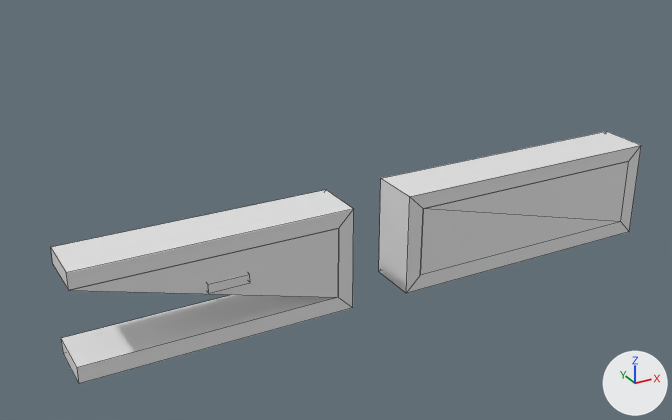
A saved change to the FBX model Assets/_Game/3-Scenes/ScenePortals/lvlmodel_level-portal.fbx.
Camera for both pictures: a camera (50 mm lens) standing at (-44.8, -51.9, 30.3) and looking at (-15.9, 0.6, 4.0). Lighting does not change. The marker at lower right points along +X, +Y and +Z. Mesh edges are drawn as thin lines. Where no turn or scale is listed for an object, it has been applied to the vertices.

The first picture shows 'wall-bg', 'wall-generator'.
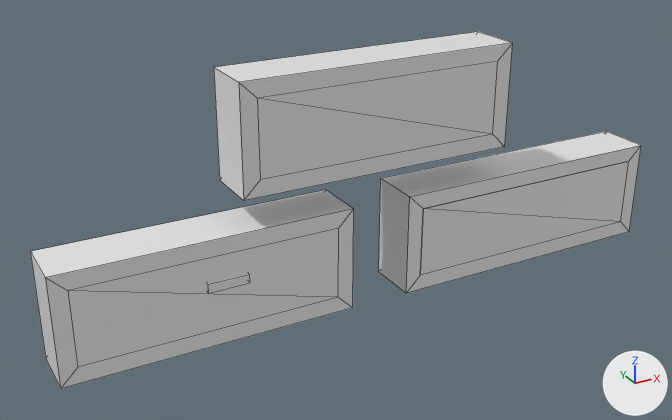
Where the change shows, as pixel boxes [x1, y1, x2, y2] in the pictures (672 x 420 px; the box of a moved part takes in the faces that stretch with it):
'wall-generator', reshaped (41% taller)
    before: [51, 131, 641, 383]
    after: [30, 32, 641, 388]
'wall-bg', reshaped
    before: [69, 161, 629, 297]
    after: [68, 61, 629, 367]
part 1 of me_plane_006, built on
    before: [69, 228, 339, 297]
    after: [68, 61, 498, 367]
part 2 of me_plane_005, added
    after: [214, 32, 512, 200]
part 3 of me_plane_005, moved or reshaped
    before: [51, 190, 353, 383]
    after: [30, 190, 353, 388]

What changed in the scene script:
```text
Change me_plane_005:
    used by ob_wall_generator; location = (7.05, 2.0, 5.1); rotation_euler = (-1.571, -3.142, 0.0), in degrees (-90, -180, 0); scale = (-7.79, -7.79, -7.79)
    remove me_plane_005.from_pydata(...)  # 32 vertices, 30 faces; spans x -5.45..0.45, y 0.0..0.99, z 0.0..0.5
    add me_plane_005.from_pydata(...)  # 48 vertices, 48 faces; spans x -5.59..0.45, y -1.27..0.99, z 0.0..0.5
    me_plane_005 part 2: the loose piece of 16 vertices spanning x -2.37..0.45, y 0.0..0.99, z 0.0..0.5 is copied, and the copy is scaled about its middle by (0.93, 1, 1), then moved by (-1.7, -1.27, 0.0); it spans x -3.97..-1.34, y -1.27..-0.29, z 0.0..0.5
    me_plane_005 part 3
    8 vertices are removed from x -5.45..-5.43, y 0.0..0.99, z 0.0..0.5
    10 faces are deleted
    8 vertices are added at x -5.59..-5.44, y 0.0..0.99, z 0.0..0.5
    3 new faces join them, mat_blend_interior (white #e7e7e7)
    9 new faces join them, mat_blend_border (white #e7e7e7)
Change me_plane_006:
    where me_plane_006.from_pydata(...)  # 8 vertices, 3 faces; spans x -5.45..0.3, y 0.15..0.84, z -0.27
    used by ob_wall_bg; location = (7.05, -4.0, 5.1); rotation_euler = (-1.571, -3.142, 0.0), in degrees (-90, -180, 0); scale = (-7.79, -7.79, -7.79)
    verts and faces of me_plane_006; kept vertices keep their numbers, new ones are numbered from 8
    before: 0 (-5.43, 0.15, -0.27) at pixel (68, 290), 1 (-3.1, 0.15, -0.27) at pixel (338, 228), 2 (-3.1, 0.84, -0.27) at pixel (338, 297), 3 (-5.45, 0.84, -0.27) at pixel (76, 367)
    me_plane_006 part 1
    add delete_vertices([0, 3])  # with the faces that use them
    add verts[8] = (-5.44, 0.15, -0.27)  # pixel (67, 290)
    add verts[9] = (-5.44, 0.84, -0.27)  # pixel (77, 367)
    add verts[10] = (-1.49, -0.44, -0.27)  # pixel (492, 134)
    add verts[11] = (-1.49, -1.12, -0.27)  # pixel (497, 61)
    add verts[12] = (-3.82, -1.12, -0.27)  # pixel (257, 98)
    add verts[13] = (-3.82, -0.44, -0.27)  # pixel (260, 179)
    add faces += [(2, 8, 9), (10, 11, 12), (1, 8, 2), (10, 12, 13)]
```
